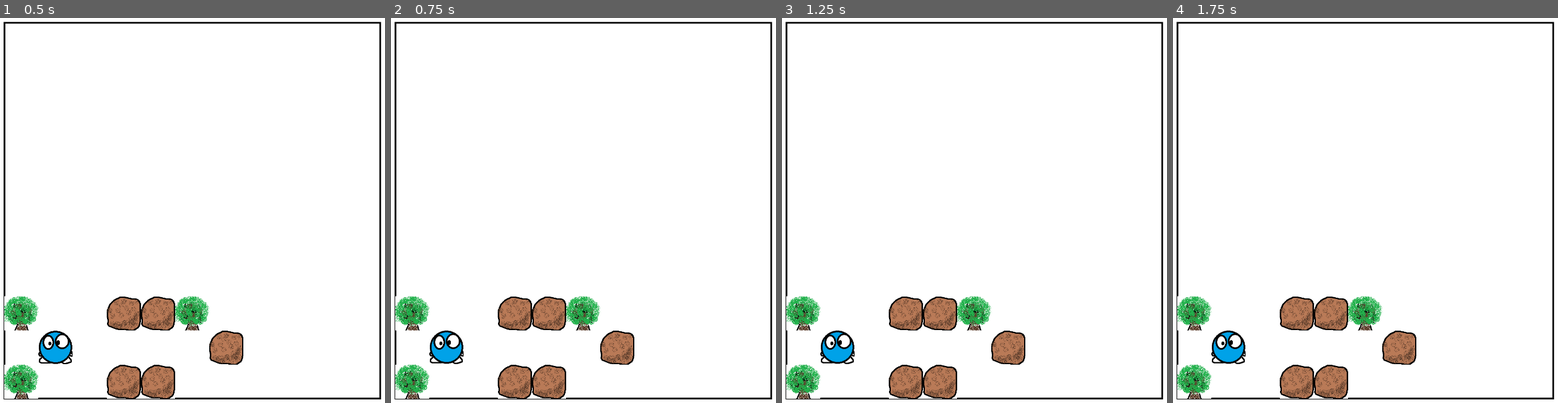
Above: before the commit, frames 1-4 (left to right).
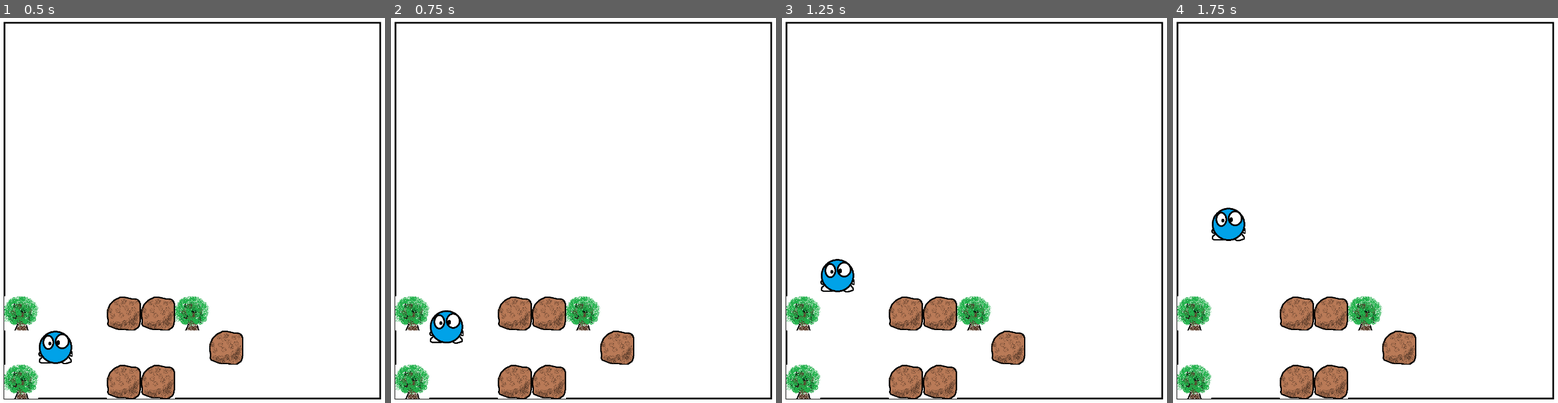
Above: after the commit, the same moments.

Repository: mitch3b/GodotLolo
Game: Godot game, scene res://scenes/world.tscn
Two runs of this game, one before a commit and one after it. Both use one fixed random seed, a clock stepped at 60 frames per second and the inputs below.
Inputs:
- Up to frame 1 (0.5 s): no input
- Up to frame 2 (0.75 s): tap Enter at 0.5 s; hold W (move_up) from 0.53 s (still down)
- Up to frame 3 (1.25 s): keep holding W (move_up)
- Up to frame 4 (1.75 s): keep holding W (move_up)

Frame 1 is identical in both runs. In frame 2, 0.9% of the frame differs, in the area x 9-19%, y 75-90%; in frame 3, 1.1%; in frame 4, 1.1%, in the area x 9-19%, y 49-90%.

Commit message:
fix collision on lolo to be just enough to squeeze through. You can tell its a little off when snug next to something but at least can move through tough spots

Diff:
--- a/scenes/lolo.tscn
+++ b/scenes/lolo.tscn
@@ -4,7 +4,7 @@
 [ext_resource type="Texture2D" uid="uid://djwyjulge0xgi" path="res://art/Lolo.png" id="2_1iqkr"]
 
 [sub_resource type="RectangleShape2D" id="RectangleShape2D_hroyy"]
-size = Vector2(100, 99)
+size = Vector2(99.5, 99.5)
 
 [node name="Lolo" type="CharacterBody2D"]
 position = Vector2(50, -50)
